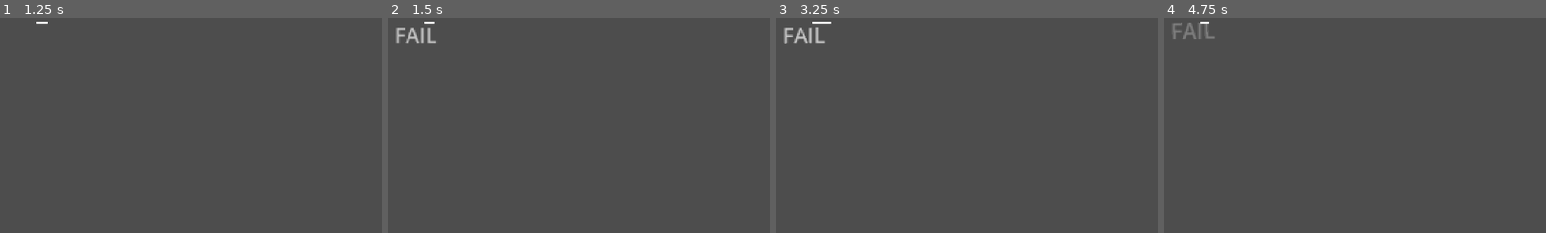
Above: before the commit, frames 1-4 (left to right).
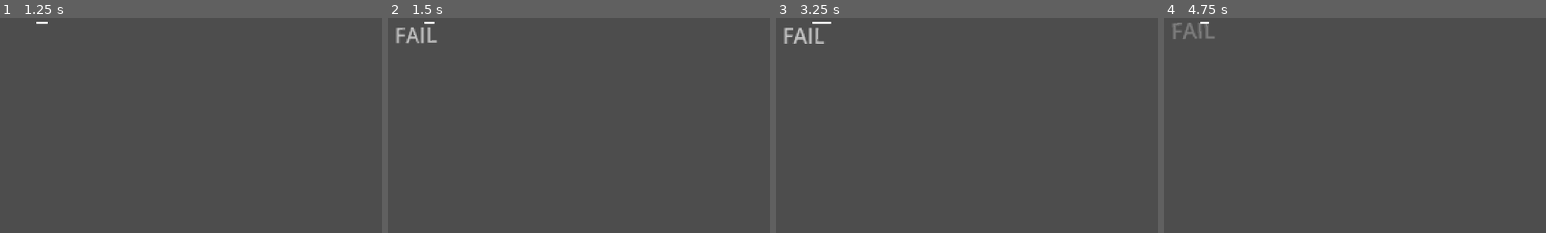
Above: after the commit, the same moments.

Repository: LiranDat/Spitandspell
Game: Godot game, scene res://scenes/main/main.tscn
Same seed, same stepped clock (60 frames per second), same inputs: the game is played once before the commit and once after it. This scene is started directly instead of the project's main scene.
Inputs (mouse positions are % of the whole screen's width and height, from its top left):
- Up to frame 1 (1.25 s): tap Enter at 0.5 s; click (50, 50) at 0.67 s
- Up to frame 2 (1.5 s): tap Space at 1.25 s; move the mouse to (30, 55) at 1.27 s; click (30, 55) at 1.42 s
- Up to frame 3 (3.25 s): move the mouse to (50, 45) at 2.02 s; click (50, 45) at 2.17 s; tap Enter at 2.75 s; move the mouse to (45, 70) at 2.77 s; click (45, 70) at 2.92 s
- Up to frame 4 (4.75 s): move the mouse to (51, 45) at 3.52 s; click (51, 45) at 3.67 s; tap Space at 4.25 s; move the mouse to (20, 35) at 4.27 s; click (20, 35) at 4.42 s
The pictures show only the part of the screen within x 0-50%, y 0-50%; the shares and areas given below are measured in that part.

Frame 1 is identical in both runs. In frame 2, less than 0.1% of the frame differs, in the area x 3-13%, y 4-12%; in frame 3, 0.1%, in the area x 2-13%, y 4-12%; in frame 4, less than 0.1%.
Error after the commit: Invalid access of index '0' on a base object of type: 'PackedStringArray'. (res://scenes/lyrics/lyrics.gd:14)

Commit message:
tts und zeug

Diff:
--- a/scenes/lyrics/lyrics.gd
+++ b/scenes/lyrics/lyrics.gd
@@ -2,13 +2,16 @@
 
 @onready var abc = get_parent().abc
 
-var all_words = []
 var current_word = ""
 var current_sum = 0
 var total_sum = 0
 var past_word
 var new_score
 var timer = 3
+
+# TTS
+var voices = DisplayServer.tts_get_voices_for_language("en")
+var voice_id = voices[0]
 
 func _ready() -> void:
 	past_word = preload("res://scenes/past_word/past_word.tscn")
@@ -47,7 +50,8 @@
 	instance.text = current_word
 	add_child(instance)
 
-	all_words.append(current_word)
+	DisplayServer.tts_speak(current_word, voice_id)
+
 	current_word = ""
 
 func _input(event):
--- a/scenes/main/main.gd
+++ b/scenes/main/main.gd
@@ -31,5 +31,11 @@
 
 var money = 0
 
+# Szenen
+var lyrics = preload("res://scenes/lyrics/lyrics.tscn")
+
+func _ready() -> void:
+	add_child(lyrics.instantiate())
+
 func _process(delta: float) -> void:
 	pass
--- a/scenes/main/main.tscn
+++ b/scenes/main/main.tscn
@@ -1,6 +1,5 @@
-[gd_scene load_steps=3 format=3 uid="uid://gai0xjg0pvo8"]
+[gd_scene load_steps=2 format=3 uid="uid://gai0xjg0pvo8"]
 
-[ext_resource type="PackedScene" uid="uid://cafagrb0vw5pl" path="res://scenes/lyrics/lyrics.tscn" id="1_hyk8p"]
 [ext_resource type="Script" uid="uid://b5ohtt11sy0jr" path="res://scenes/main/main.gd" id="1_iuonh"]
 
 [node name="main" type="Control"]
@@ -11,13 +10,3 @@
 grow_horizontal = 2
 grow_vertical = 2
 script = ExtResource("1_iuonh")
-
-[node name="lyrics" parent="." instance=ExtResource("1_hyk8p")]
-layout_mode = 0
-anchors_preset = 0
-anchor_right = 0.0
-anchor_bottom = 0.0
-offset_right = 1152.0
-offset_bottom = 648.0
-grow_horizontal = 1
-grow_vertical = 1
